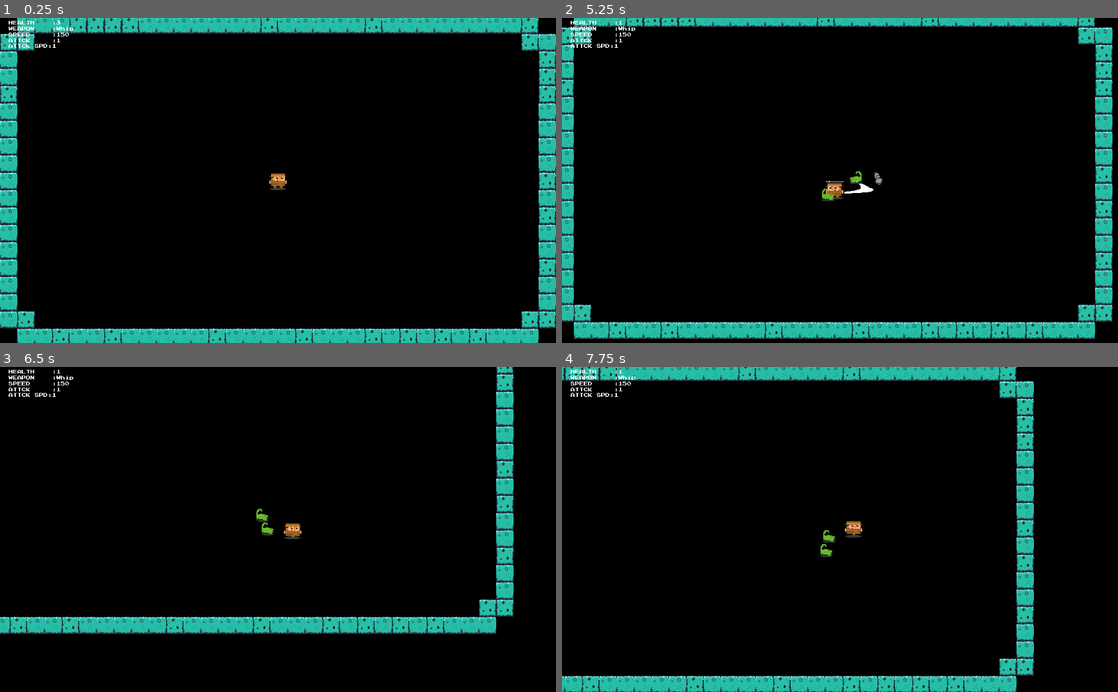
Above: before the commit, frames 1-4 (two rows, left to right).
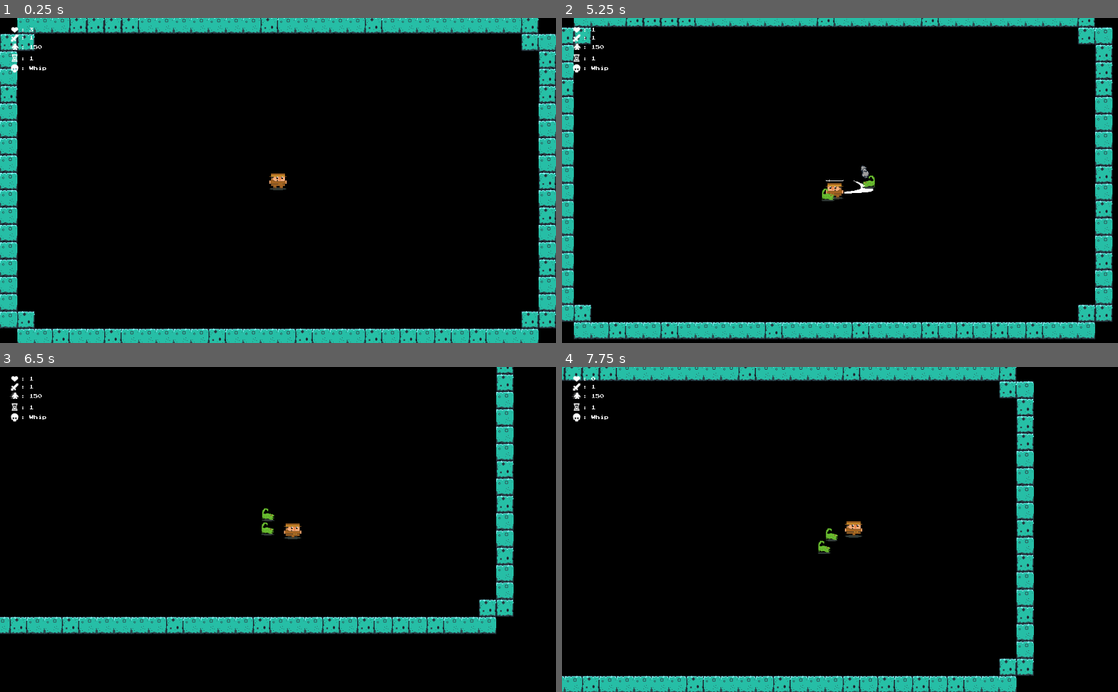
Above: after the commit, the same moments.

Repository: mcerdeira/curse-of-the-rogue
Game: Godot game, scene res://scenes/Main.tscn
Same seed, same stepped clock (60 frames per second), same inputs: the game is played once before the commit and once after it.
Inputs (mouse positions are in pixels of both pictures, inside the frame that each line leads up to):
- Up to frame 1 (0.25 s): no input
- Up to frame 2 (5.25 s): move the mouse to (962, 164) at 0.52 s; press the mouse at (962, 164) at 0.53 s; hold D (right) 0.53-1.28 s; move the mouse to (728, 196) at 1.27 s; release the mouse at (728, 196) at 1.28 s; hold S (down) 1.28-2.03 s; right-click (728, 196) at 1.35 s; move the mouse to (895, 109) at 2.02 s; press the mouse at (895, 109) at 2.03 s; hold D (right) 2.03-2.78 s; move the mouse to (812, 245) at 2.77 s; release the mouse at (812, 245) at 2.78 s; hold W (up) 2.78-3.53 s; right-click (812, 245) at 2.85 s; move the mouse to (1006, 229) at 3.52 s; press the mouse at (1006, 229) at 3.53 s; hold A (left) 3.53-5.03 s; move the mouse to (673, 131) at 4.27 s; release the mouse at (673, 131) at 4.28 s; right-click (673, 131) at 4.35 s; move the mouse to (867, 180) at 5.02 s; press the mouse at (867, 180) at 5.03 s; hold S (down) from 5.03 s (still down)
- Up to frame 3 (6.5 s): move the mouse to (194, 448) at 5.77 s; release S (down) at 5.78 s; release the mouse at (194, 448) at 5.78 s; hold D (right) from 5.78 s (still down); right-click (194, 448) at 5.85 s
- Up to frame 4 (7.75 s): move the mouse to (962, 513) at 6.52 s; release D (right) at 6.53 s; press the mouse at (962, 513) at 6.53 s; hold W (up) 6.53-7.28 s; move the mouse to (728, 545) at 7.27 s; release the mouse at (728, 545) at 7.28 s; hold D (right) from 7.28 s (still down); right-click (728, 545) at 7.35 s

The runs differ from the first frame. In frame 1, 0.4% of the frame differs, in the area x 1-14%, y 0-17%; in frame 2, 0.6%, in the area x 1-58%, y 0-53%; in frame 3, 0.5%; in frame 4, 0.6%.

Commit message:
Mejora en HUD

Diff:
--- a/src/scenes/HUD.gd
+++ b/src/scenes/HUD.gd
@@ -1,8 +1,10 @@
 extends Node2D
 
+var space = "       : "
+
 func _physics_process(delta):
-	$hud_weapon.text = str("WEAPON    :") + Global.primary_wheapon
-	$hud_health.text = str("HEALTH    :") + str(Global.health)
-	$hud_speed.text =  str("SPEED     :") + str(Global.speed)
-	$hud_attack.text = str("ATTCK     :") + str(Global.attack)
-	$hud_melee_speed.text = str("ATTCK SPD:") + str(Global.attack_rate)
+	$hud_weapon.text = str(space) + Global.primary_wheapon
+	$hud_health.text = str(space) + str(Global.health)
+	$hud_speed.text =  str(space) + str(Global.speed)
+	$hud_attack.text = str(space) + str(Global.attack)
+	$hud_melee_speed.text = str(space) + str(Global.attack_rate)
--- a/src/scenes/Main.tscn
+++ b/src/scenes/Main.tscn
@@ -1,10 +1,15 @@
-[gd_scene load_steps=7 format=2]
+[gd_scene load_steps=12 format=2]
 
 [ext_resource path="res://scenes/Player.tscn" type="PackedScene" id=1]
 [ext_resource path="res://scenes/Wall.tscn" type="PackedScene" id=2]
 [ext_resource path="res://fonts/prstartk.ttf" type="DynamicFontData" id=3]
 [ext_resource path="res://scenes/EnemySpawn.tscn" type="PackedScene" id=4]
 [ext_resource path="res://scenes/HUD.gd" type="Script" id=5]
+[ext_resource path="res://sprites/suit_hearts.png" type="Texture" id=6]
+[ext_resource path="res://sprites/sword.png" type="Texture" id=7]
+[ext_resource path="res://sprites/hourglass.png" type="Texture" id=8]
+[ext_resource path="res://sprites/character_place.png.png" type="Texture" id=9]
+[ext_resource path="res://sprites/skull.png" type="Texture" id=10]
 
 [sub_resource type="DynamicFont" id=1]
 size = 8
@@ -15,42 +20,63 @@
 [node name="CanvasLayer" type="CanvasLayer" parent="."]
 
 [node name="HUD" type="Node2D" parent="CanvasLayer"]
-position = Vector2( 16, 16 )
+position = Vector2( -18, 29 )
 script = ExtResource( 5 )
-
-[node name="hud_weapon" type="Label" parent="CanvasLayer/HUD"]
-margin_right = 96.0
-margin_bottom = 8.0
-custom_fonts/font = SubResource( 1 )
-text = "WEAPON : "
 
 [node name="hud_health" type="Label" parent="CanvasLayer/HUD"]
 margin_top = -11.0
 margin_right = 96.0
 margin_bottom = -3.0
 custom_fonts/font = SubResource( 1 )
-text = "HEALTH : "
+text = "       : "
+
+[node name="SuitHearts" type="Sprite" parent="CanvasLayer/HUD/hud_health"]
+position = Vector2( 45, 4 )
+texture = ExtResource( 6 )
+
+[node name="hud_attack" type="Label" parent="CanvasLayer/HUD"]
+margin_top = 4.0
+margin_right = 96.0
+margin_bottom = 12.0
+custom_fonts/font = SubResource( 1 )
+text = "       : "
+
+[node name="Sword" type="Sprite" parent="CanvasLayer/HUD/hud_attack"]
+position = Vector2( 45, 4 )
+texture = ExtResource( 7 )
 
 [node name="hud_speed" type="Label" parent="CanvasLayer/HUD"]
-margin_top = 11.0
+margin_top = 21.0
 margin_right = 96.0
-margin_bottom = 19.0
+margin_bottom = 29.0
 custom_fonts/font = SubResource( 1 )
-text = "SPEED  : "
+text = "       : "
 
-[node name="hud_attack" type="Label" parent="CanvasLayer/HUD"]
-margin_top = 22.0
-margin_right = 96.0
-margin_bottom = 30.0
-custom_fonts/font = SubResource( 1 )
-text = "ATTACK : "
+[node name="CharacterPlace" type="Sprite" parent="CanvasLayer/HUD/hud_speed"]
+position = Vector2( 44, 3 )
+texture = ExtResource( 9 )
 
 [node name="hud_melee_speed" type="Label" parent="CanvasLayer/HUD"]
-margin_top = 32.0
+margin_top = 42.0
 margin_right = 96.0
-margin_bottom = 40.0
+margin_bottom = 50.0
 custom_fonts/font = SubResource( 1 )
-text = "ATT SPD: "
+text = "       :"
+
+[node name="Hourglass" type="Sprite" parent="CanvasLayer/HUD/hud_melee_speed"]
+position = Vector2( 45, 3 )
+texture = ExtResource( 8 )
+
+[node name="hud_weapon" type="Label" parent="CanvasLayer/HUD"]
+margin_top = 60.0
+margin_right = 96.0
+margin_bottom = 68.0
+custom_fonts/font = SubResource( 1 )
+text = "       :"
+
+[node name="Skull" type="Sprite" parent="CanvasLayer/HUD/hud_weapon"]
+position = Vector2( 45, 4 )
+texture = ExtResource( 10 )
 
 [node name="Player" parent="." instance=ExtResource( 1 )]
 position = Vector2( 512, 303 )
--- a/src/scenes/Player.tscn
+++ b/src/scenes/Player.tscn
@@ -40,7 +40,7 @@
 "times": PoolRealArray( 0, 1 ),
 "transitions": PoolRealArray( 1, 1 ),
 "update": 0,
-"values": [ Vector2( -16, -18 ), Vector2( 15, -18 ) ]
+"values": [ Vector2( -16, -20 ), Vector2( 15, -20 ) ]
 }
 
 [node name="Player" type="KinematicBody2D"]
@@ -63,11 +63,11 @@
 smoothing_enabled = true
 
 [node name="melee_bar" type="Sprite" parent="."]
-position = Vector2( 0, -16 )
+position = Vector2( 0, -18 )
 texture = ExtResource( 11 )
 
 [node name="melee_bar2" type="Sprite" parent="."]
-position = Vector2( -16, -18 )
+position = Vector2( 15, -20 )
 texture = ExtResource( 12 )
 centered = false
 
Not shown, added: src/sprites/character_place.png.import
Binary file added: src/sprites/character_place.png.png
Not shown, added: src/sprites/character_place.png.png.import
Binary file added: src/sprites/hourglass.png
Not shown, added: src/sprites/hourglass.png.import
Binary file added: src/sprites/skull.png
Not shown, added: src/sprites/skull.png.import
Binary file added: src/sprites/suit_hearts.png
Not shown, added: src/sprites/suit_hearts.png.import
Binary file added: src/sprites/sword.png
Not shown, added: src/sprites/sword.png.import
